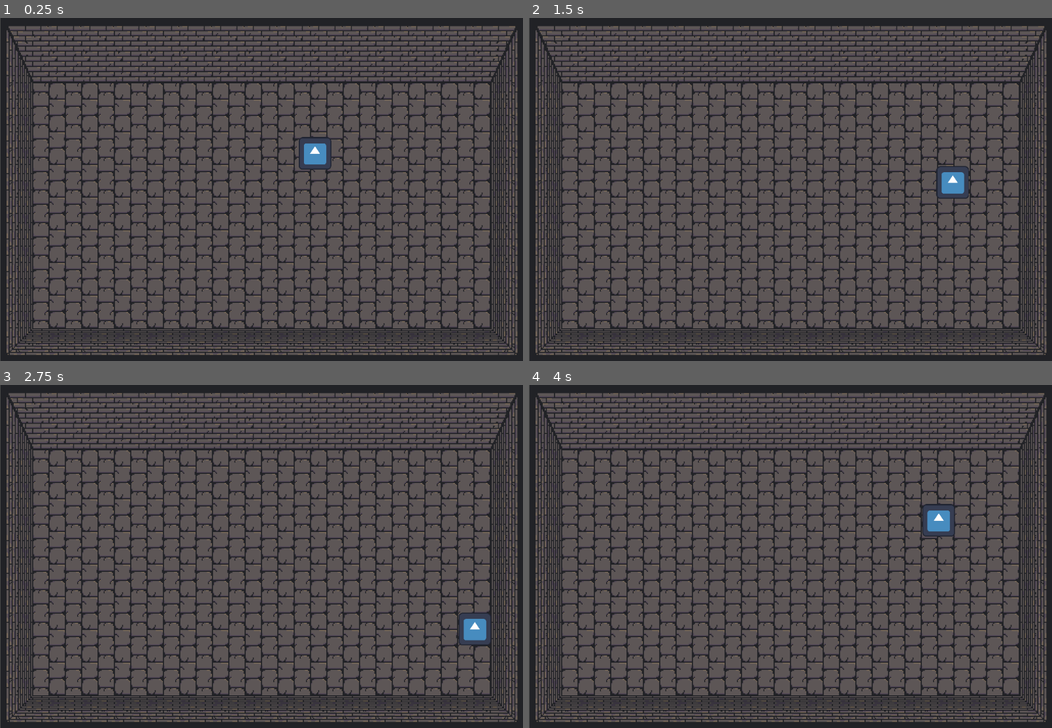
Above: before the commit, frames 1-4 (two rows, left to right).
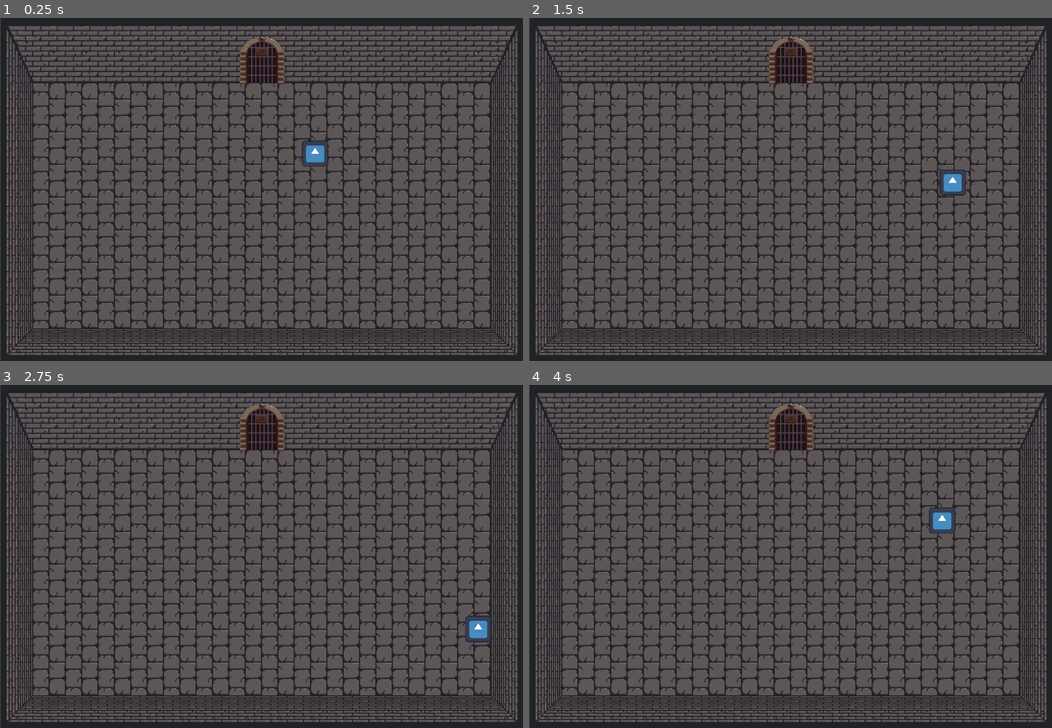
Above: after the commit, the same moments.

Repository: MinMagDev/Brackeys25.1
Game: Godot game, scene res://Scenes/main.tscn
The game is run twice, just before and just after one commit, with the same random seed, the same clock (stepped at 60 frames per second) and the same inputs. The project has no main scene, so this scene is started directly. The engine's default icon, where the game draws it, is replaced by a stand-in: a white triangle on a blue panel in a dark square.
Inputs:
- Up to frame 1 (0.25 s): no input
- Up to frame 2 (1.5 s): tap Enter at 0.5 s; hold D (Right) 0.53-1.28 s; hold S (Down) from 1.28 s (still down)
- Up to frame 3 (2.75 s): release S (Down) at 2.03 s; hold D (Right) from 2.03 s (still down)
- Up to frame 4 (4 s): tap Space at 2.75 s; release D (Right) at 2.78 s; hold W (Up) 2.78-3.53 s; hold A (Left) from 3.53 s (still down)

The runs differ from the first frame. In frame 1, 1.1% of the frame differs, in the area x 45-64%, y 5-45%; in frame 2, 1.1%, in the area x 45-85%, y 5-53%; in frame 3, 1.1%; in frame 4, 1.1%.

Commit message:
Added door and open/close functionality

Diff:
--- a/Scenes/dungeon.tscn
+++ b/Scenes/dungeon.tscn
@@ -1,6 +1,7 @@
-[gd_scene load_steps=4 format=3 uid="uid://bonjyrf8lppfa"]
+[gd_scene load_steps=5 format=3 uid="uid://bonjyrf8lppfa"]
 
-[ext_resource type="Texture2D" uid="uid://bqli4ixh81l5w" path="res://assets/images/empty_dungeon.png" id="1_j04bu"]
+[ext_resource type="Texture2D" uid="uid://bqli4ixh81l5w" path="res://assets/images/dungeon/empty_dungeon.png" id="1_j04bu"]
+[ext_resource type="PackedScene" uid="uid://de1s5l2evkqa1" path="res://scenes/up_door.tscn" id="2_dnjna"]
 
 [sub_resource type="RectangleShape2D" id="RectangleShape2D_s23g6"]
 size = Vector2(981, 39)
@@ -31,3 +32,8 @@
 
 [node name="RightWall" type="CollisionShape2D" parent="Collisions"]
 shape = SubResource("RectangleShape2D_ipfx7")
+
+[node name="Doors" type="Node2D" parent="."]
+
+[node name="UpDoor" parent="Doors" instance=ExtResource("2_dnjna")]
+position = Vector2(0, -253)
--- a/Scenes/main.tscn
+++ b/Scenes/main.tscn
@@ -10,4 +10,4 @@
 
 [node name="Player" parent="." instance=ExtResource("1_5ho0n")]
 position = Vector2(617, 266)
-scale = Vector2(0.5, 0.5)
+scale = Vector2(0.4, 0.4)
--- /dev/null
+++ b/Scenes/up_door.tscn
@@ -0,0 +1,24 @@
+[gd_scene load_steps=5 format=3 uid="uid://de1s5l2evkqa1"]
+
+[ext_resource type="Script" path="res://scripts/doors.gd" id="1_1nva7"]
+[ext_resource type="Texture2D" uid="uid://c7kblqdmj8wfb" path="res://assets/images/dungeon/up_open_door.png" id="1_sealg"]
+[ext_resource type="Texture2D" uid="uid://fb3kmqleojwu" path="res://assets/images/dungeon/up_closed_door.png" id="2_3mg2m"]
+
+[sub_resource type="RectangleShape2D" id="RectangleShape2D_gn8r4"]
+size = Vector2(62, 27)
+
+[node name="UpDoor" type="Area2D"]
+script = ExtResource("1_1nva7")
+
+[node name="UpOpenDoor" type="Sprite2D" parent="."]
+texture = ExtResource("1_sealg")
+
+[node name="UpClosedDoor" type="Sprite2D" parent="."]
+texture = ExtResource("2_3mg2m")
+
+[node name="CollisionShape2D" type="CollisionShape2D" parent="."]
+position = Vector2(0, 33)
+shape = SubResource("RectangleShape2D_gn8r4")
+debug_color = Color(0.530059, 0.555543, 0.37866, 0.42)
+
+[connection signal="body_entered" from="." to="." method="_on_body_entered"]
--- /dev/null
+++ b/Scripts/doors.gd
@@ -0,0 +1,12 @@
+extends Area2D
+
+
+var is_open : bool = false
+
+func set_is_open(value: bool) -> void:
+	is_open = value
+	$UpClosedDoor.visible = is_open
+
+
+func _on_body_entered(body: Node2D) -> void:
+	set_is_open(not is_open)
Renamed: assets/images/empty_dungeon.png -> assets/images/dungeon/empty_dungeon.png
Not shown, added: assets/images/dungeon/empty_dungeon.png.import
Binary file added: assets/images/dungeon/up_closed_door.png
Not shown, added: assets/images/dungeon/up_closed_door.png.import
Binary file added: assets/images/dungeon/up_open_door.png
Not shown, changed: assets/images/dungeon/up_open_door.png.import
